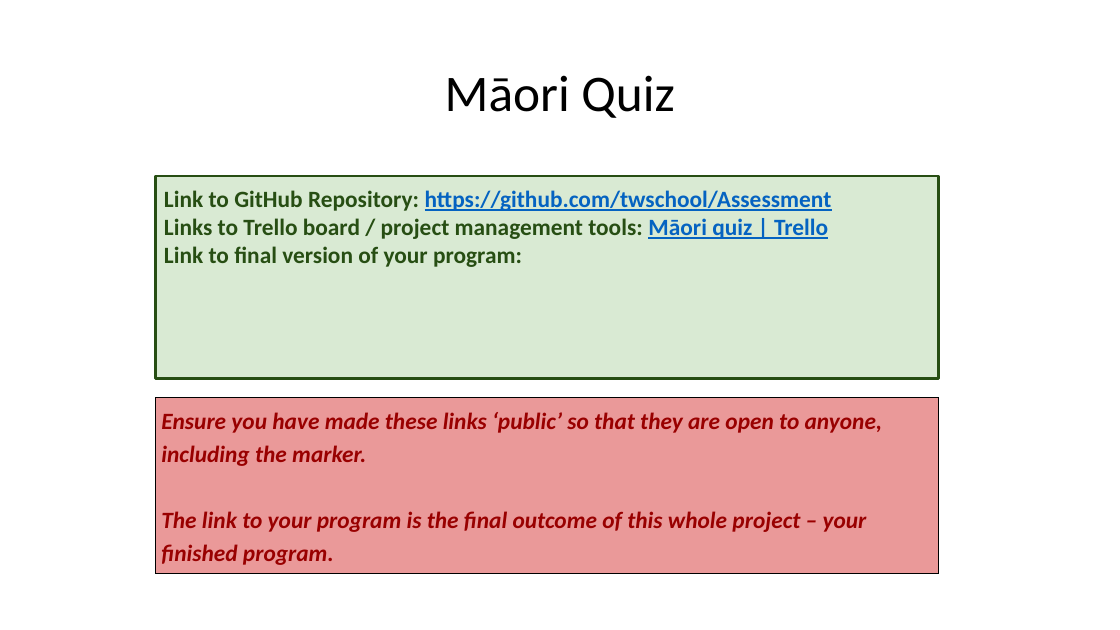
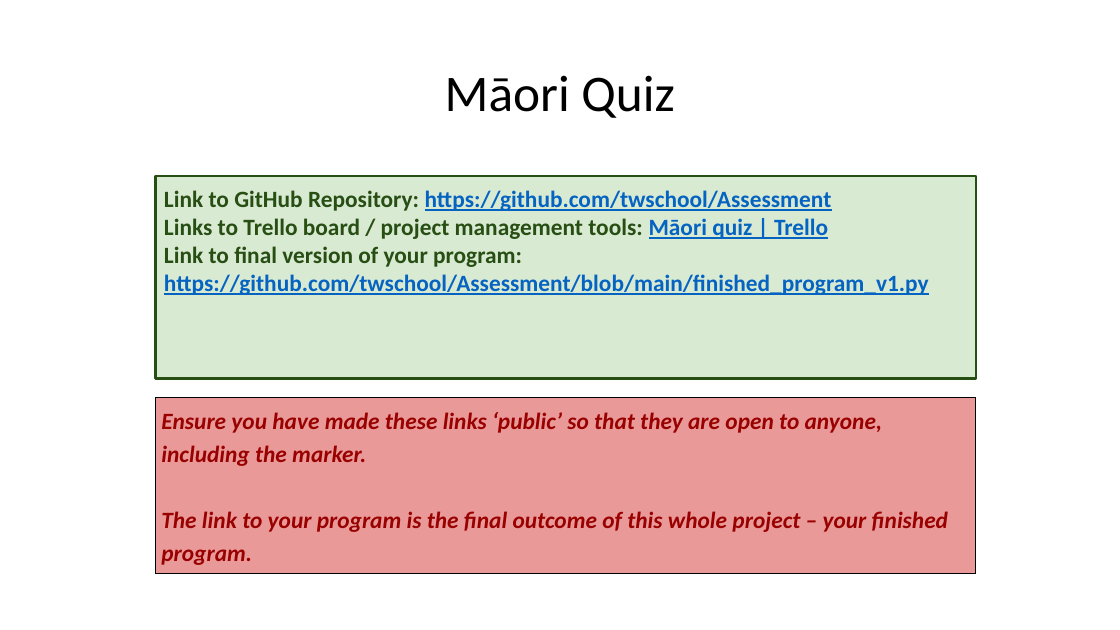
Before and after one commit to twschool/Assessment, a slide deck: slide 2 of Maori quiz documentation.pptx. Drawn at 1120x630 pixels with LibreOffice and Linux fonts; fonts in the diff are those of the drawing. Boxes give left, top, right and bottom in pixels: in the first picture for what was removed or moved away, otherwise in the second. Text is boxed around its words. In the diff, an @@ line names an element or a change of style, - is before the commit and + after.

```diff
--- a/Maori quiz documentation.pptx
+++ b/Maori quiz documentation.pptx
@@ rectangle "Link to GitHub Repository: https://github.com/twschool/Asses ...": place and size @@
-rectangle "Link to GitHub Repository: https://github.com/twschool/Asses ..." at box(155, 176, 939, 378)
+rectangle "Link to GitHub Repository: https://github.com/twschool/Asses ..." at box(155, 176, 976, 378)
@@ text in rectangle at box(164, 246, 929, 295): text changed; text colour #274E13 to #0563C1 @@
-Link to final version of your program:
+Link to final version of your program: https://github.com/twschool/Assessment/blob/main/finished_program_v1.py
@@ table: place and size @@
-table at box(155, 397, 939, 569)
+table at box(155, 397, 976, 569)
```
Also in this commit, not shown: 5 other slides changed, 6 slides added, 1 other file.
